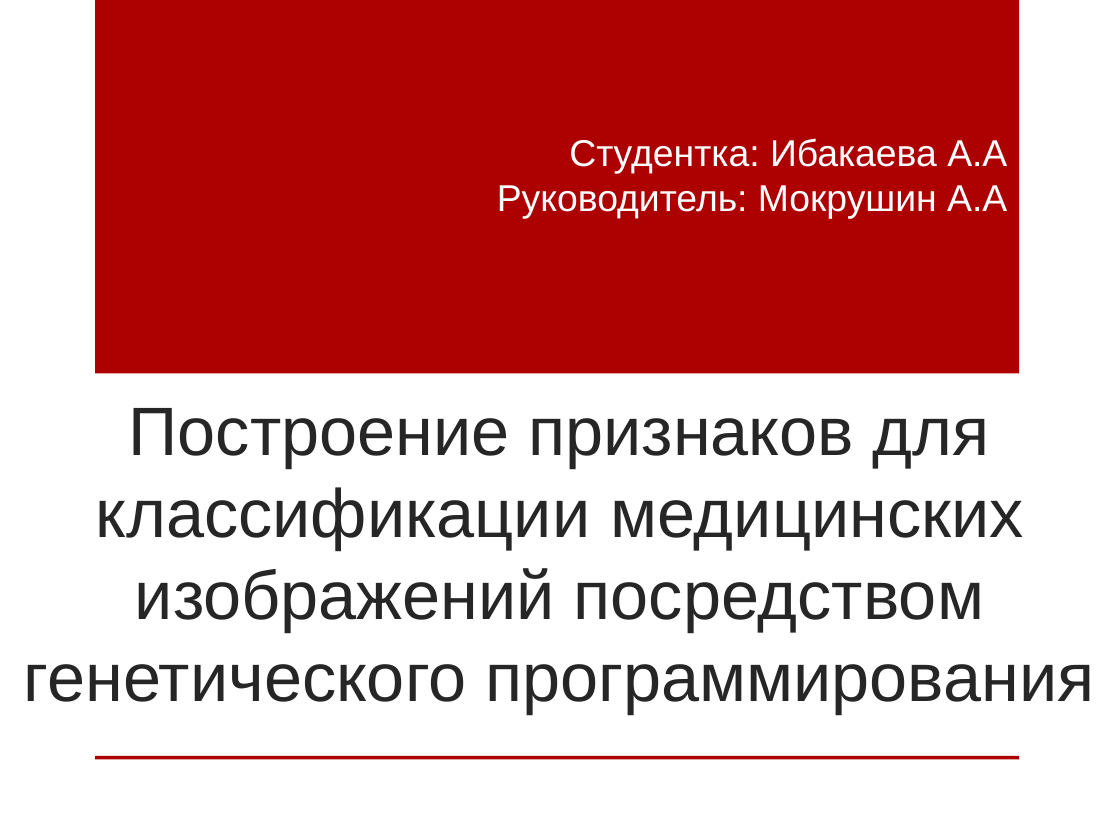
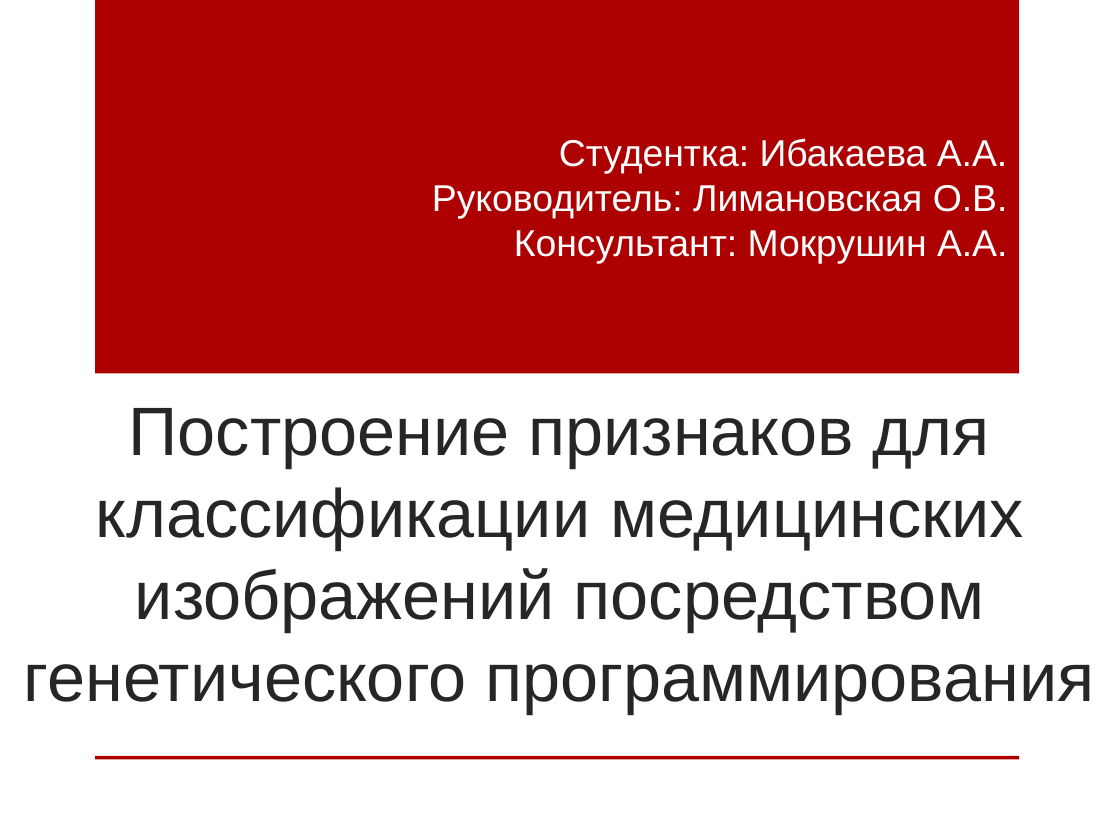
Before and after one commit to AnnaIbakaeva/Genetic, a slide deck: slide 1 of Диплом/Магистратура.Ибакаева.pptx. Drawn at 1120x840 pixels with LibreOffice and Linux fonts; fonts in the diff are those of the drawing; background and template pictures are left out. Boxes give left, top, right and bottom in pixels: in the first picture for what was removed or moved away, otherwise in the second. Text is boxed around its words. In the diff, an @@ line names an element or a change of style, - is before the commit and + after.

```diff
--- a/Диплом/Магистратура.Ибакаева.pptx
+++ b/Диплом/Магистратура.Ибакаева.pptx
@@ text at (432,138,1008,264): text changed @@
-Студентка: Ибакаева А.А
-Руководитель: Мокрушин А.А
+Студентка: Ибакаева А.А.
+Руководитель: Лимановская О.В.
+Консультант: Мокрушин А.А.
```
Also in this commit, not shown: 5 other files.
